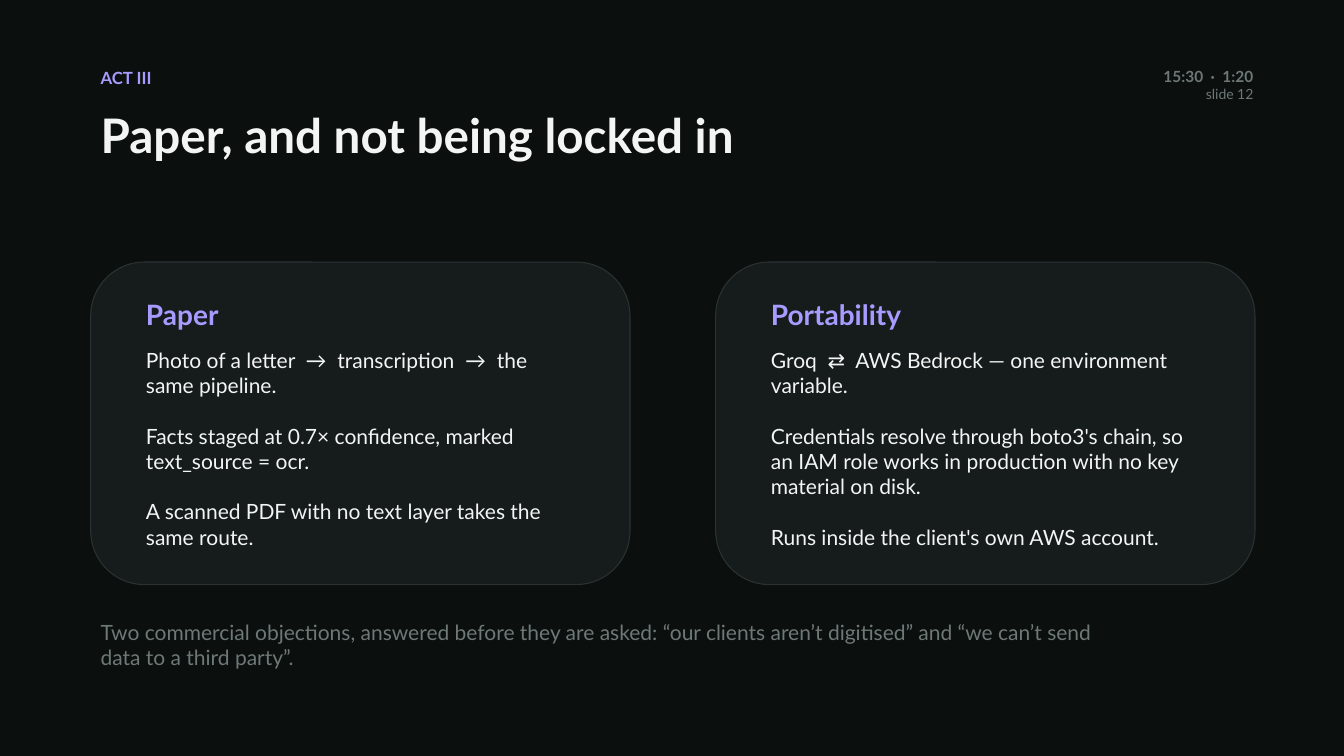
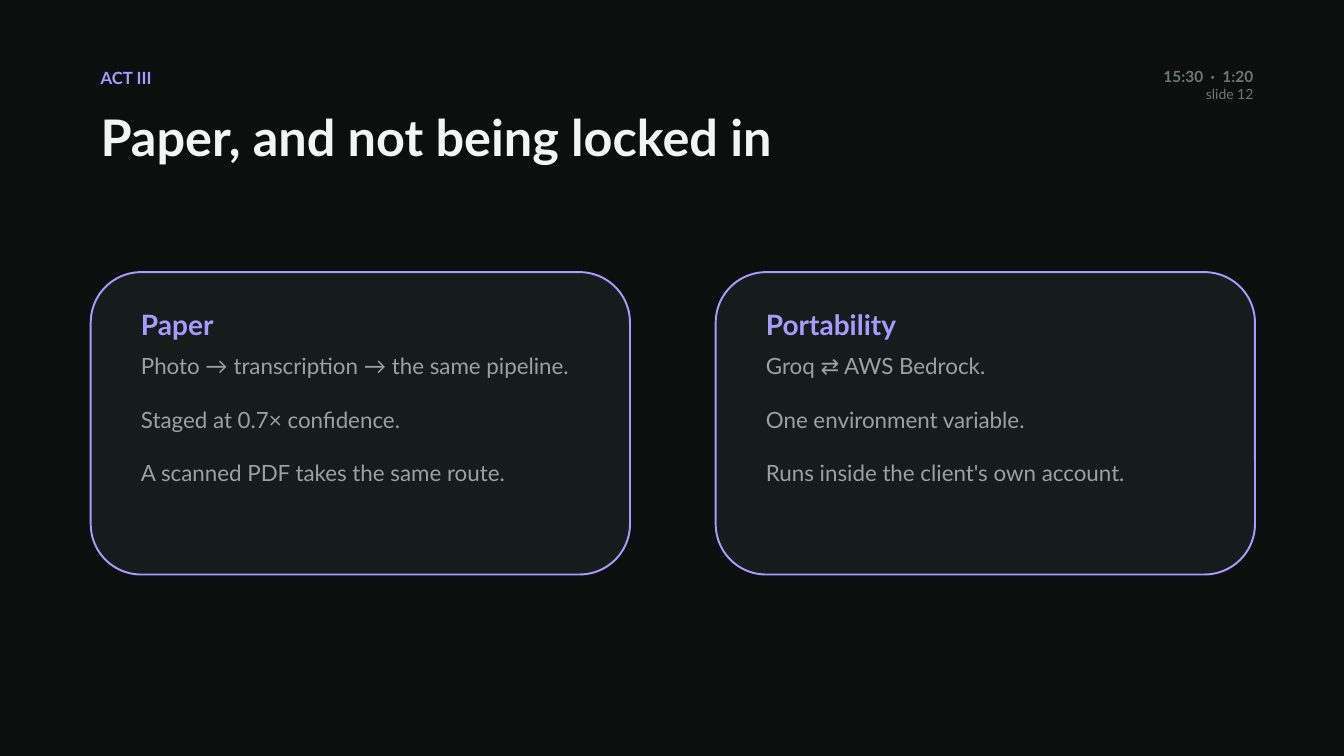
Before and after one commit to AzizKhayati1/companysim, a slide deck: slide 12 of docs/reading-the-paperwork.pptx. Drawn at 1344x756 pixels with LibreOffice and Linux fonts; fonts in the diff are those of the drawing. Boxes give left, top, right and bottom in pixels: in the first picture for what was removed or moved away, otherwise in the second. Text is boxed around its words. In the diff, an @@ line names an element or a change of style, - is before the commit and + after.

```diff
--- a/docs/reading-the-paperwork.pptx
+++ b/docs/reading-the-paperwork.pptx
@@ text "Paper, and not being locked ..." at [101,118,771,164]: size 34 to 36 pt @@
@@ rounded rectangle: place and size @@
-rounded rectangle at [91,262,630,585]
+rounded rectangle at [91,272,630,575]
@@ rounded rectangle at [91,272,630,575]: outline #2A3332 0.75 pt to #A79BFF 1.4 pt @@
@@ rounded rectangle at [716,272,1255,575]: outline #2A3332 0.75 pt to #A79BFF 1.4 pt @@
@@ rounded rectangle: place and size @@
-rounded rectangle at [716,262,1255,585]
+rounded rectangle at [716,272,1255,575]
@@ text "Paper": place and size @@
-text "Paper" at [146,304,540,545]
+text "Paper" at [141,314,568,481]
@@ text at [141,314,214,340]: less space between paragraphs @@
@@ text "Portability": place and size @@
-text "Portability" at [771,304,1183,545]
+text "Portability" at [766,314,1125,481]
@@ text at [766,314,896,340]: less space between paragraphs @@
@@ text at [141,357,568,481]: text changed; size 15 to 16 pt; text colour #F2F5F4 to #98A3A1 @@
-Photo of a letter → transcription → the same pipeline.
-Facts staged at 0.7× confidence, marked text_source = ocr.
-A scanned PDF with no text layer takes the same route.
+Photo → transcription → the same pipeline.
+Staged at 0.7× confidence.
+A scanned PDF takes the same route.
@@ text at [766,357,1125,481]: text changed; size 15 to 16 pt; text colour #F2F5F4 to #98A3A1 @@
-Groq ⇄ AWS Bedrock — one environment variable.
-Credentials resolve through boto3's chain, so an IAM role works in production with no key material on disk.
-Runs inside the client's own AWS account.
+Groq ⇄ AWS Bedrock.
+One environment variable.
+Runs inside the client's own account.
@@ text removed at [101,624,1091,669] @@
-Two commercial objections, answered before they are asked: “our clients aren’t digitised” and “we can’t send data to a third party”.
```
Also in this commit, not shown: 28 other slides changed, 2 other files.
